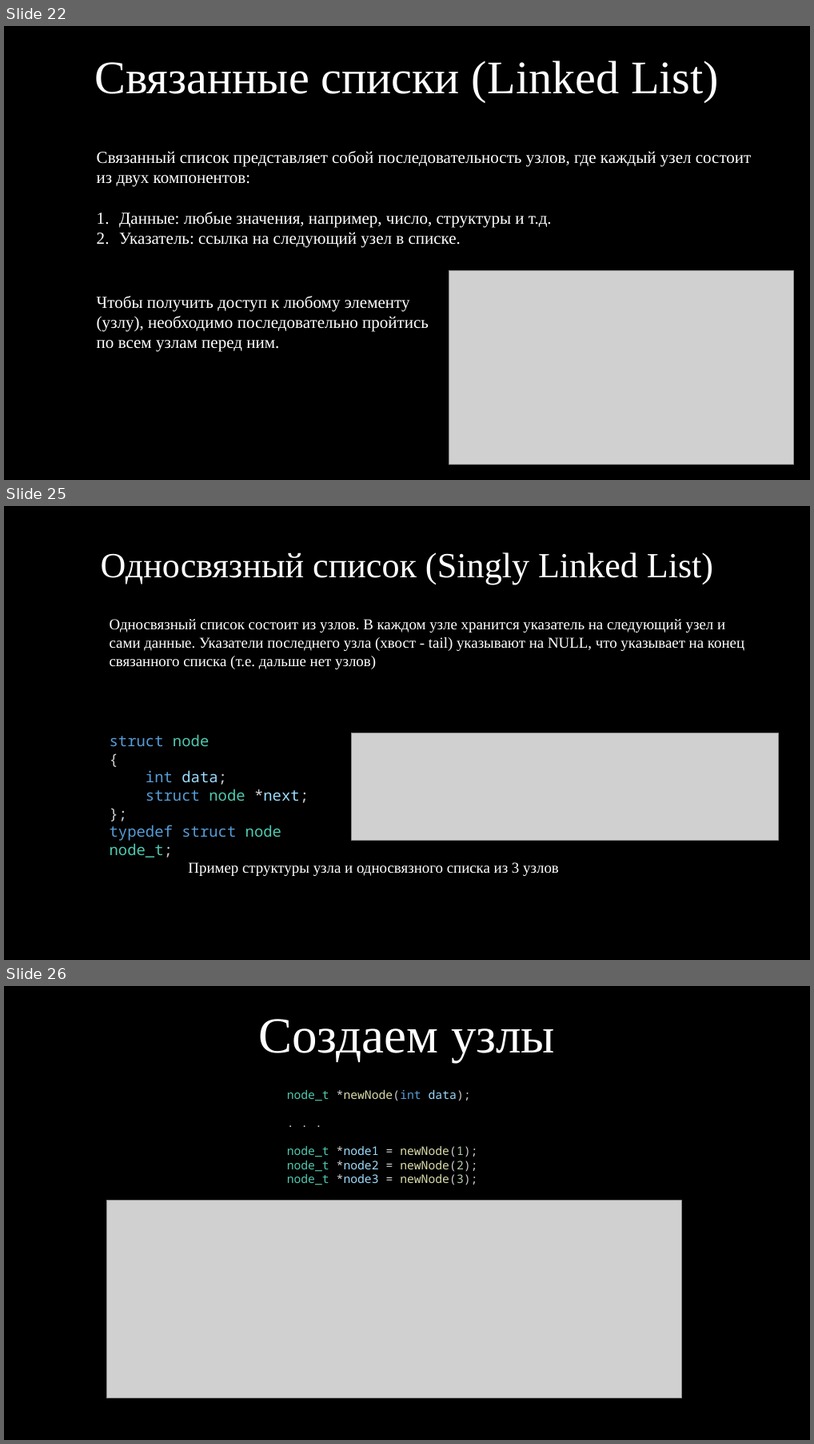
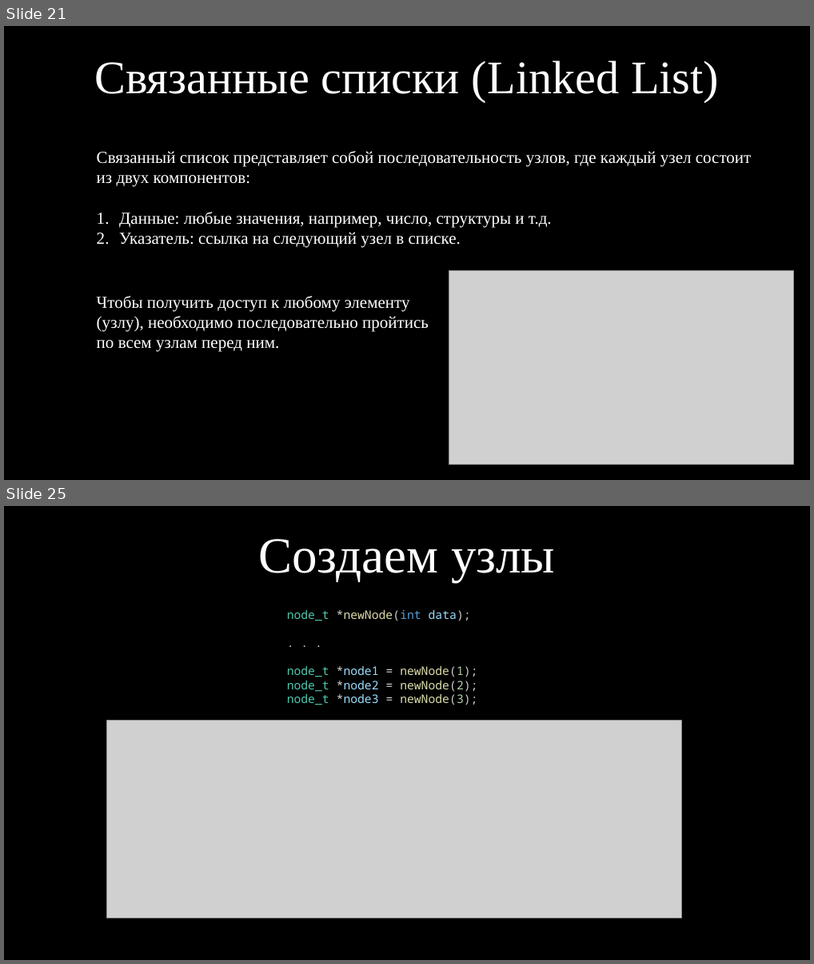
Before and after one commit to kruffka/C-Programming, a slide deck: 14_linked_lists/14_linked_lists.pptx. Shown one above the other, each under a label of ours: slides 22, 25 and 26 before the commit, slides 21 and 25 after it; the slides between them are not shown. The pictures are 814x1444 and 814x964 pixels, drawn with LibreOffice and Linux fonts; fonts in the diff are those of the drawing; grey boxes stand for pictures. Boxes give left, top, right and bottom in pixels: in the first picture for what was removed or moved away, otherwise in the second. Text is boxed around its words. In the diff, an @@ line names an element or a change of style, - is before the commit and + after.

```diff
--- a/14_linked_lists/14_linked_lists.pptx
+++ b/14_linked_lists/14_linked_lists.pptx
@@ slide 25 removed at (x1=4, y1=506, x2=810, y2=960), background #000000 @@
@@ text removed at (x1=101, y1=552, x2=714, y2=584) @@
-Односвязный список (Singly Linked List)
@@ text removed at (x1=110, y1=619, x2=745, y2=669) @@
-Односвязный список состоит из узлов. В каждом узле хранится указатель на следующий узел и сами данные. Указатели последнего узла (хвост - tail) указывают на NULL, что указывает на конец связанного списка (т.е. дальше нет узлов)
@@ text removed at (x1=110, y1=734, x2=309, y2=857) @@
-struct node
-{
-int data;
-struct node *next;
-};
-typedef struct node node_t;
@@ picture removed at (x1=351, y1=733, x2=778, y2=840) @@
@@ text removed at (x1=188, y1=862, x2=559, y2=876) @@
-Пример структуры узла и односвязного списка из 3 узлов
@@ what was slide 22 is now slide 21 @@
@@ what was slide 26 is now slide 25 @@
```
Also in this commit, not shown: 5 slides changed, 4 slides added, 1 other slide removed, 1 other file.
